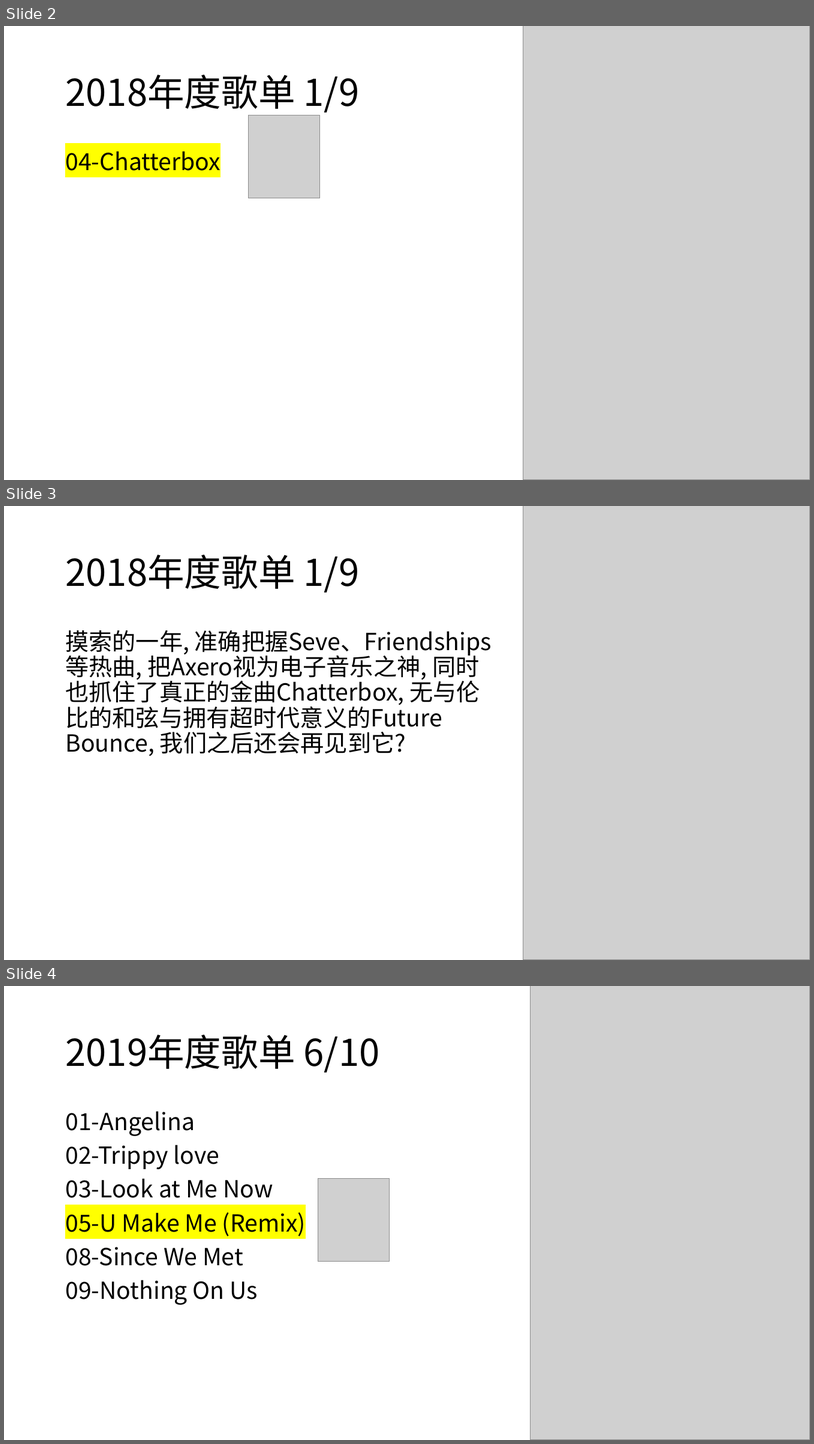
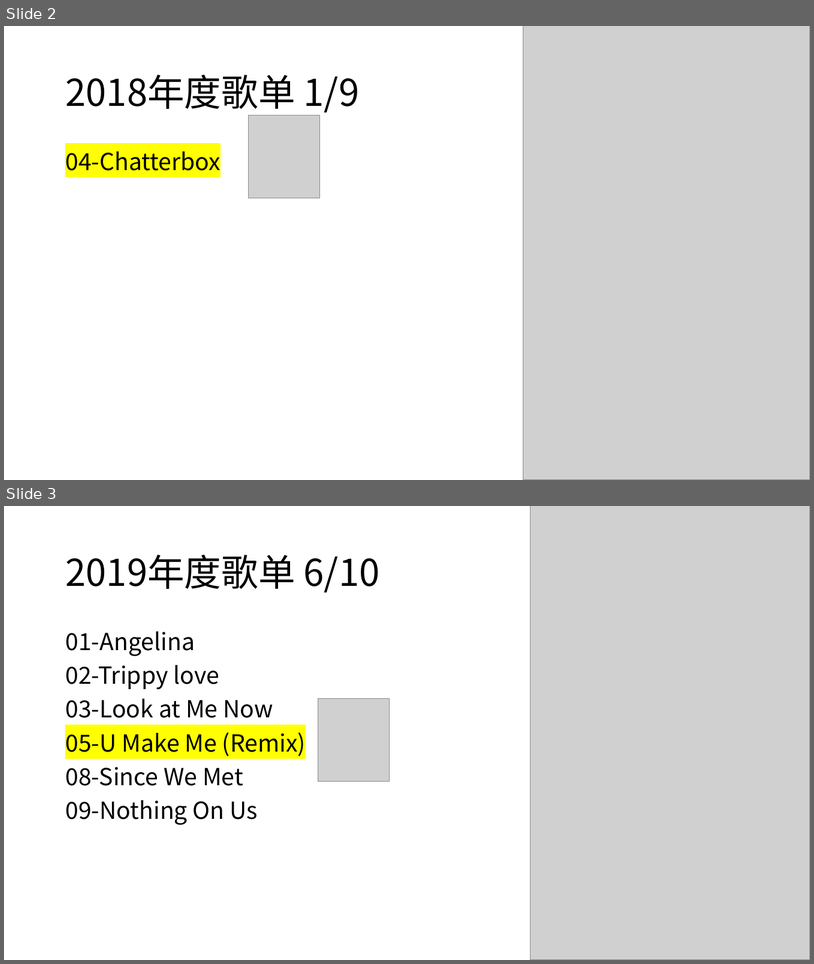
Before and after one commit to zhuiyy/My-Discs, a slide deck: 年度回顾.pptx. Shown one above the other, each under a label of ours: slides 2, 3 and 4 before the commit, slides 2 and 3 after it. The pictures are 814x1444 and 814x964 pixels, drawn with LibreOffice and Linux fonts; fonts in the diff are those of the drawing; grey boxes stand for pictures. Boxes give left, top, right and bottom in pixels: in the first picture for what was removed or moved away, otherwise in the second. Text is boxed around its words. In the diff, an @@ line names an element or a change of style, - is before the commit and + after.

```diff
--- a/年度回顾.pptx
+++ b/年度回顾.pptx
@@ slide 3 removed at <box>4,506,810,960</box>, background #FFFFFF @@
@@ picture removed at <box>524,506,810,960</box> @@
@@ title removed at <box>65,555,360,592</box> @@
-2018年度歌单 1/9
@@ text removed at <box>65,630,492,756</box> @@
-摸索的一年, 准确把握Seve、Friendships等热曲, 把Axero视为电子音乐之神, 同时也抓住了真正的金曲Chatterbox, 无与伦比的和弦与拥有超时代意义的Future Bounce, 我们之后还会再见到它?
@@ what was slide 4 is now slide 3 @@
```
Also in this commit, not shown: 7 other slides removed.
